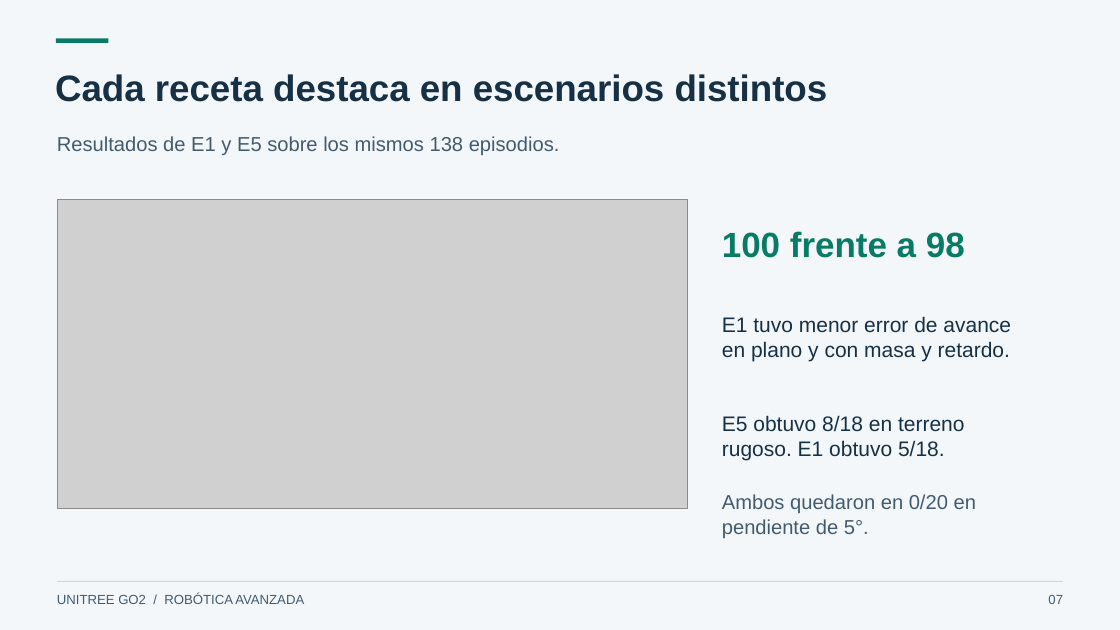
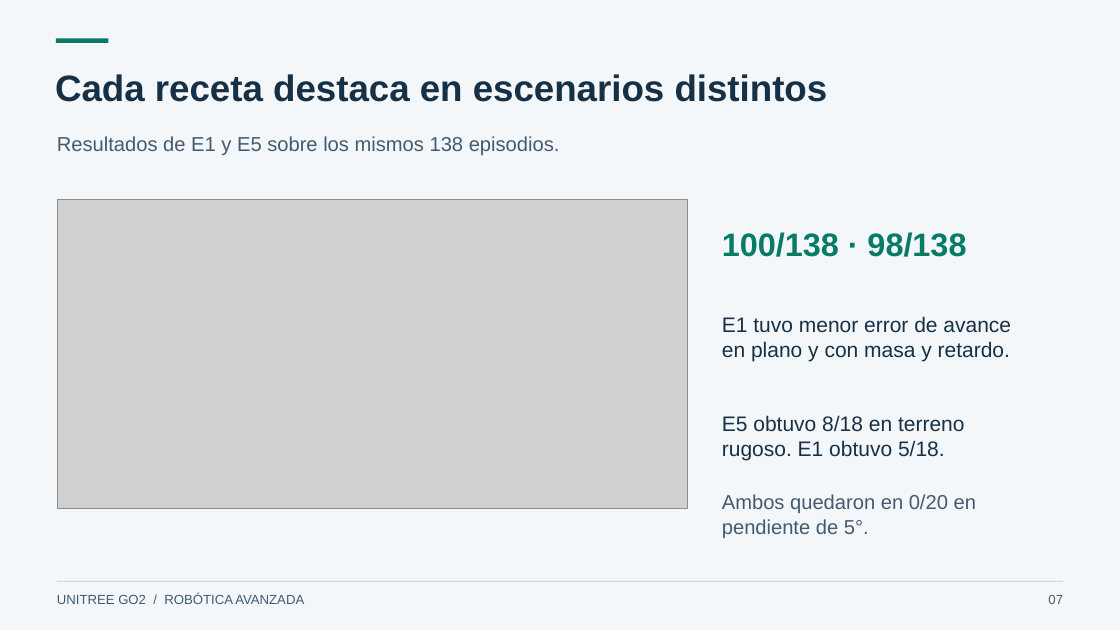
Before and after one commit to daca2022/go2-rl-deploy, a slide deck: slide 7 of docs/academico/Presentacion-Go2.pptx. Drawn at 1120x630 pixels with LibreOffice and Linux fonts; fonts in the diff are those of the drawing; grey boxes stand for pictures. Boxes give left, top, right and bottom in pixels: in the first picture for what was removed or moved away, otherwise in the second. Text is boxed around its words. In the diff, an @@ line names an element or a change of style, - is before the commit and + after.

```diff
--- a/docs/academico/Presentacion-Go2.pptx
+++ b/docs/academico/Presentacion-Go2.pptx
@@ text at [722,232,966,257]: text changed; size 30 to 27.8 pt @@
-100 frente a 98
+100/138 · 98/138
```
Also in this commit, not shown: 1 other slide changed, 10 other files.
